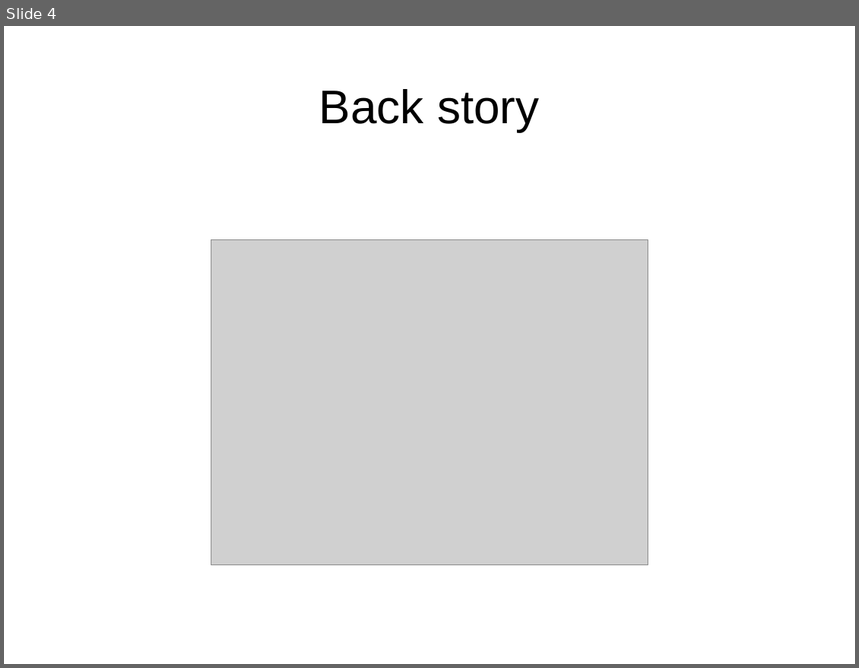
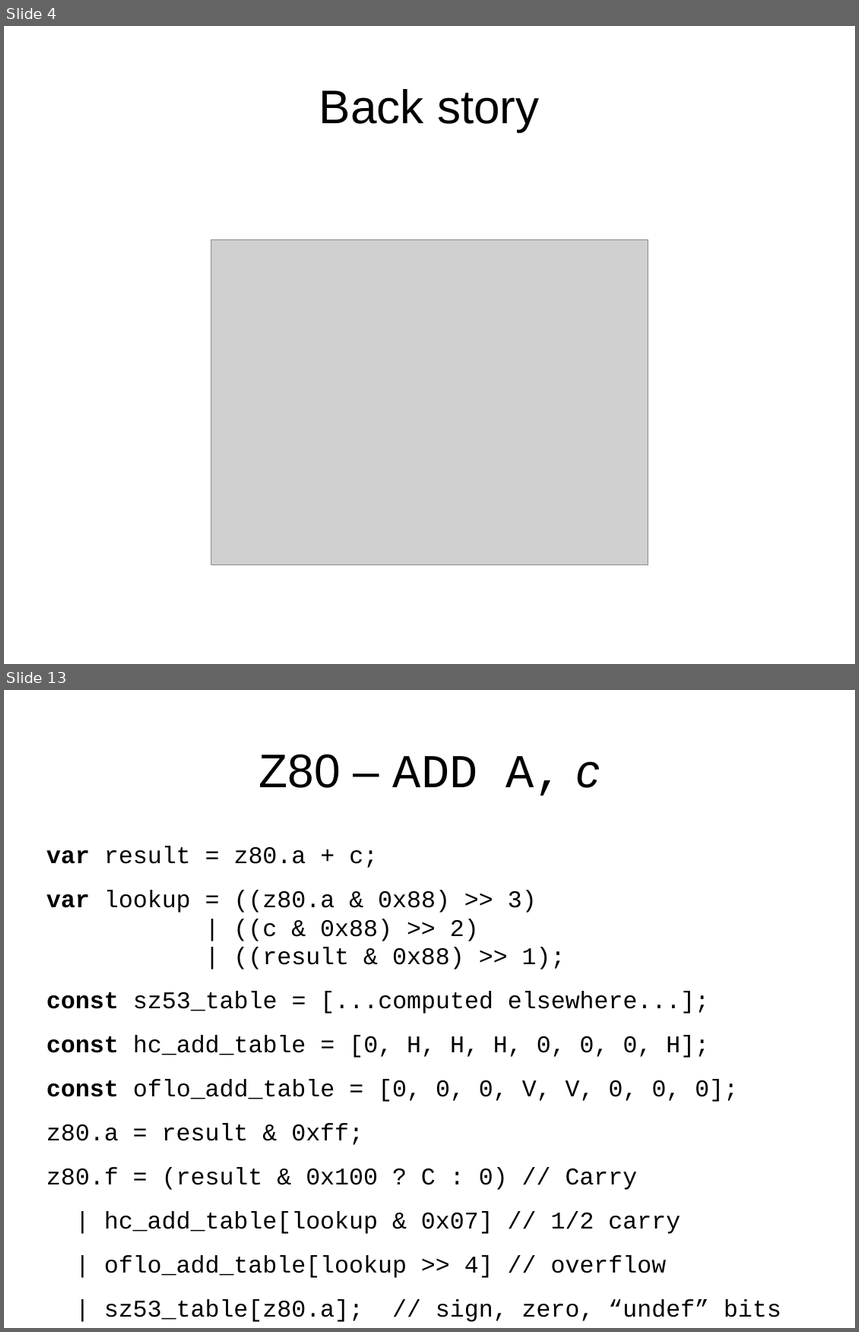
Before and after one commit to mattgodbolt/miracle-sms-emulator, a slide deck: emulating.odp. Shown one above the other, each under a label of ours: slide 4 before the commit, slides 4 and 13 after it; the slides between them are not shown. The pictures are 859x668 and 859x1332 pixels, drawn with LibreOffice and Linux fonts; fonts in the diff are those of the drawing; grey boxes stand for pictures. Boxes give left, top, right and bottom in pixels: in the first picture for what was removed or moved away, otherwise in the second. Text is boxed around its words. In the diff, an @@ line names an element or a change of style, - is before the commit and + after.

```diff
--- a/emulating.odp
+++ b/emulating.odp
@@ slide 13 added at <box>4,690,855,1328</box>, background #FFFFFF @@
@@ title added at <box>259,754,600,796</box>, 44 pt, text #000000 @@
+Z80 – ADD A, c
@@ text added at <box>47,846,781,1322</box>, 22.4 pt, text #000000 @@
+var result = z80.a + c;
+var lookup = ((z80.a & 0x88) >> 3)
+| ((c & 0x88) >> 2)
+| ((result & 0x88) >> 1);
+const sz53_table = [...computed elsewhere...];
+const hc_add_table = [0, H, H, H, 0, 0, 0, H];
+const oflo_add_table = [0, 0, 0, V, V, 0, 0, 0];
+z80.a = result & 0xff;
+z80.f = (result & 0x100 ? C : 0) // Carry
+| hc_add_table[lookup & 0x07] // 1/2 carry
+| oflo_add_table[lookup >> 4] // overflow
+| sz53_table[z80.a]; // sign, zero, “undef” bits
```
Also in this commit, not shown: 8 slides changed, 13 other slides added, 1 slide removed, 5 other files.
